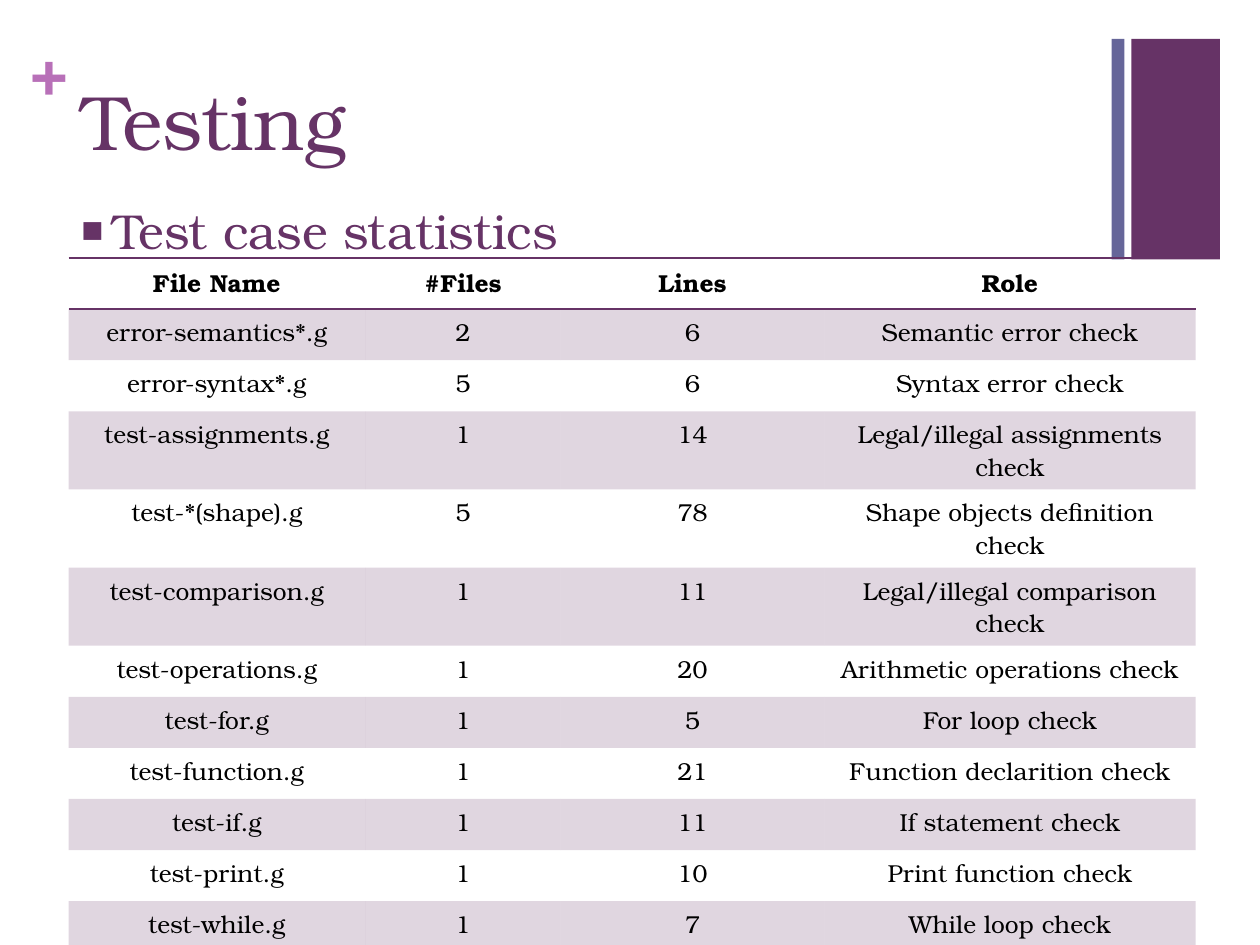
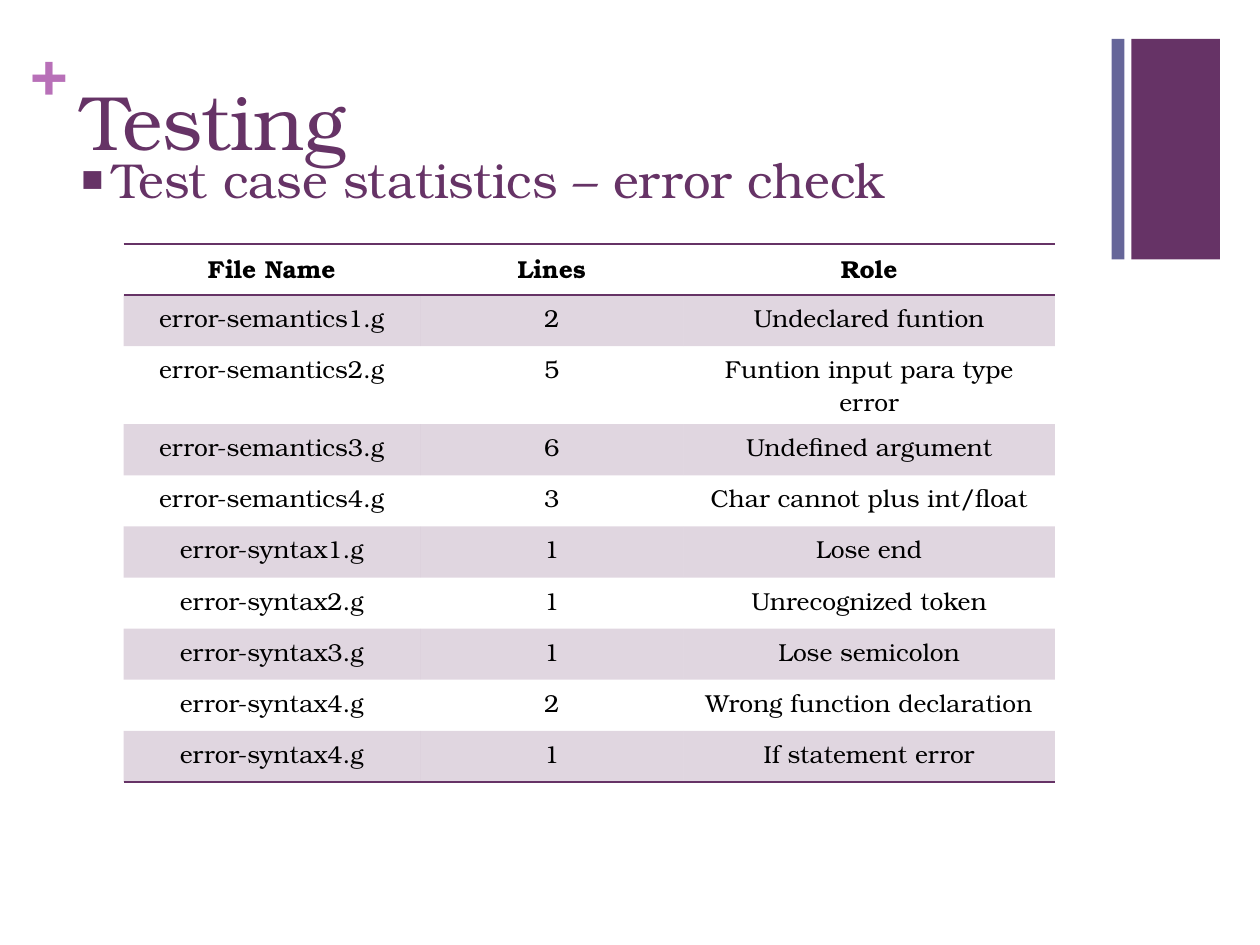
Before and after one commit to chaozc/Geo, a slide deck: slide 14 of Geo presentation.pptx (slide 12 before the commit). Drawn at 1260x945 pixels with LibreOffice and Linux fonts; fonts in the diff are those of the drawing. Boxes give left, top, right and bottom in pixels: in the first picture for what was removed or moved away, otherwise in the second. Text is boxed around its words. In the diff, an @@ line names an element or a change of style, - is before the commit and + after.

Commit message:
FINAL FINAL ppt

```diff
--- a/Geo presentation.pptx
+++ b/Geo presentation.pptx
@@ text at [113, 153, 886, 199]: text changed @@
-■ Test case statistics
+■ Test case statistics – error check
@@ table at [123, 244, 1055, 773] @@
-File Name | #Files | Lines | Role
-error-semantics*.g | 2 | 6 | Semantic error check
-error-syntax*.g | 5 | 6 | Syntax error check
-test-assignments.g | 1 | 14 | Legal/illegal assignments check
-test-*(shape).g | 5 | 78 | Shape objects definition check
-test-comparison.g | 1 | 11 | Legal/illegal comparison check
-test-operations.g | 1 | 20 | Arithmetic operations check
-test-for.g | 1 | 5 | For loop check
-test-function.g | 1 | 21 | Function declarition check
-test-if.g | 1 | 11 | If statement check
-test-print.g | 1 | 10 | Print function check
-test-while.g | 1 | 7 | While loop check
+File Name | Lines | Role
+error-semantics1.g | 2 | Undeclared funtion
+error-semantics2.g | 5 | Funtion input para type error
+error-semantics3.g | 6 | Undefined argument
+error-semantics4.g | 3 | Char cannot plus int/float
+error-syntax1.g | 1 | Lose end
+error-syntax2.g | 1 | Unrecognized token
+error-syntax3.g | 1 | Lose semicolon
+error-syntax4.g | 2 | Wrong function declaration
+error-syntax4.g | 1 | If statement error
@@ table: place and size @@
-table at [69, 258, 1196, 943]
+table at [123, 244, 1055, 773]
```
Also in this commit, not shown: 3 slides added.
